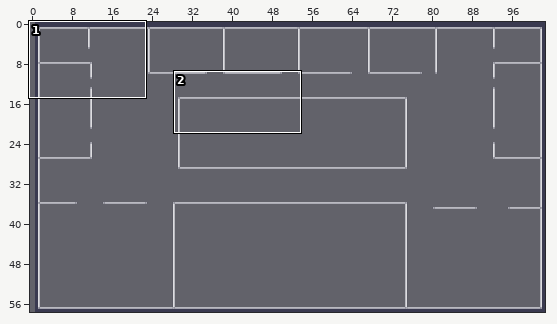
Two states of a Tiled map, Output/Assets/Maps/asd.tmx. Above, an overview of the earlier version with the close-up marked.
Close-up. The starting point:
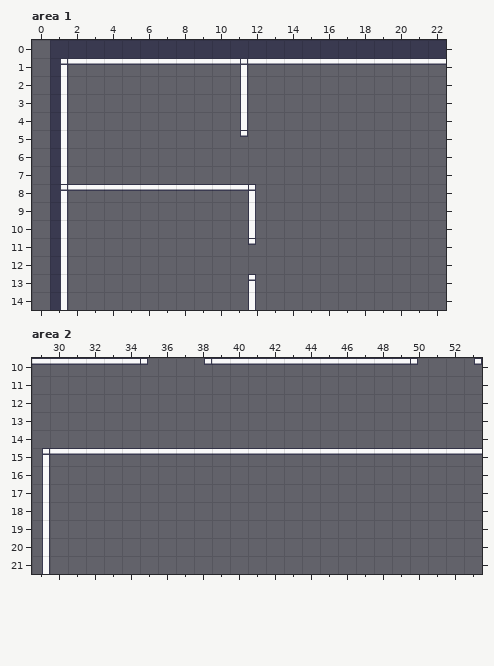
Cells are 32x32 px. Shown: area 1 x 0..22, y 0..14; area 2 x 29..53, y 10..21. The commit also changed other parts of the map, which this record leaves out.
And afterwards:
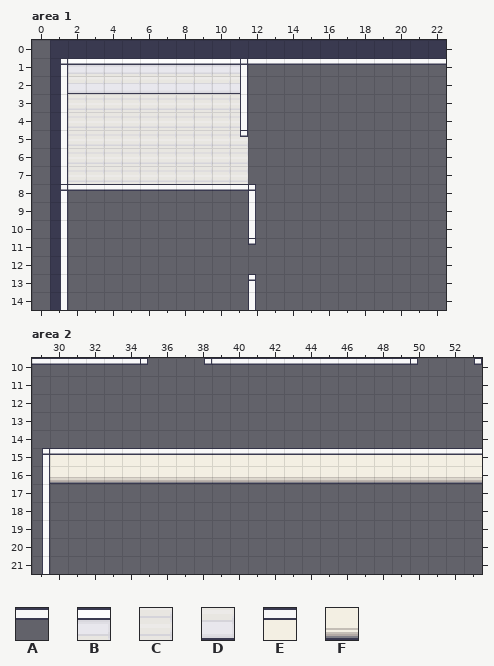
Key: from "Room_Builder_32x32": A 189, B 473, C 477, D 532, E 709, F 768.
_ is an empty cell.
Tiles of an added or newly shown layer are drawn over the layers below it.
Difference:
Layer "WallsPinted" (added), area 1:
y 1: x 2..11 __________ -> BBBBBBBBBB
y 2: x 2..11 __________ -> DDDDDDDDDD
Layer "Floor" (added), area 1:
y 3..7: x 2..11 __________ -> CCCCCCCCCC
Layer "InnerWalls", area 2:
y 15: x 30..53 AAAAAAAAAAAAAAAAAAAAAAAA -> EEEEEEEEEEEEEEEEEEEEEEEE
y 16: x 30..53 ________________________ -> FFFFFFFFFFFFFFFFFFFFFFFF
